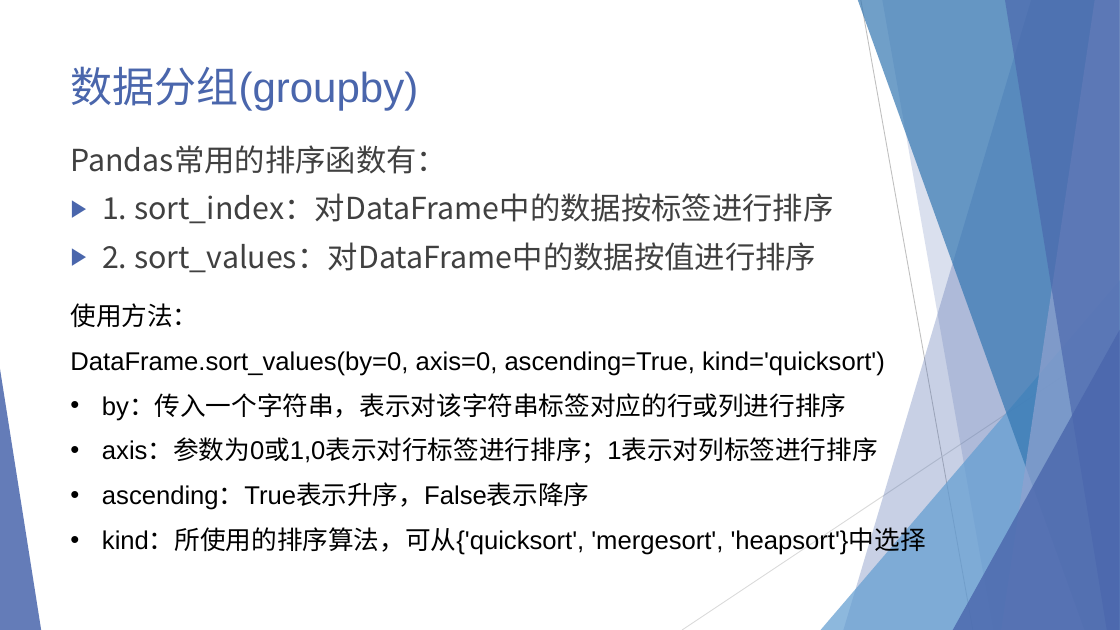
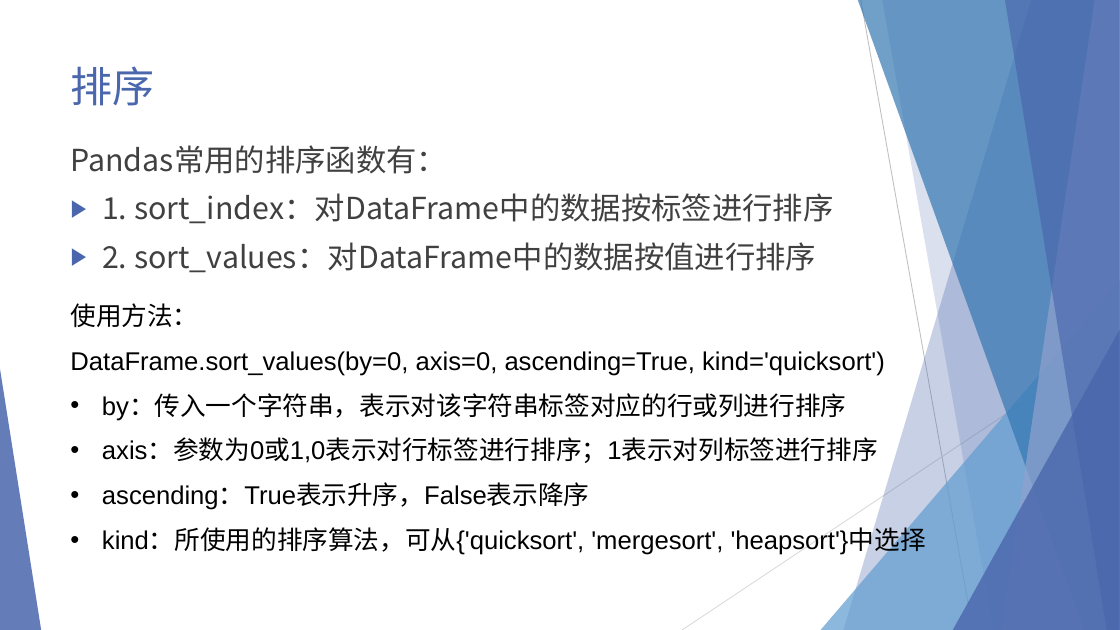
Before and after one commit to SSRSGJYD/pandas, a slide deck: slide 17 of doc/pandas.pptx. Drawn at 1120x630 pixels with LibreOffice and Linux fonts; fonts in the diff are those of the drawing. Boxes give left, top, right and bottom in pixels: in the first picture for what was removed or moved away, otherwise in the second. Text is boxed around its words. In the diff, an @@ line names an element or a change of style, - is before the commit and + after.

Commit message:
最终版

```diff
--- a/doc/pandas.pptx
+++ b/doc/pandas.pptx
@@ title at [71,66,155,106]: text changed; font Arial to Montserrat @@
-数据分组(groupby)
+排序
```
